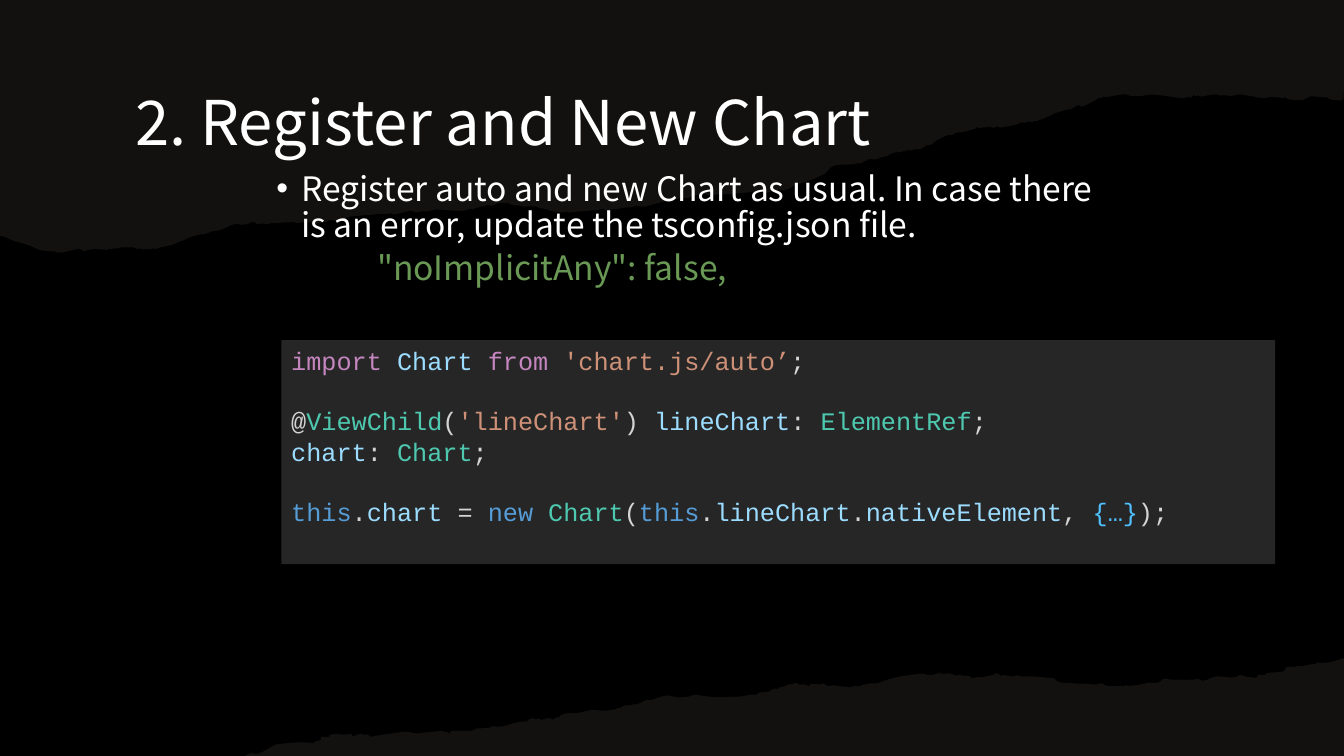
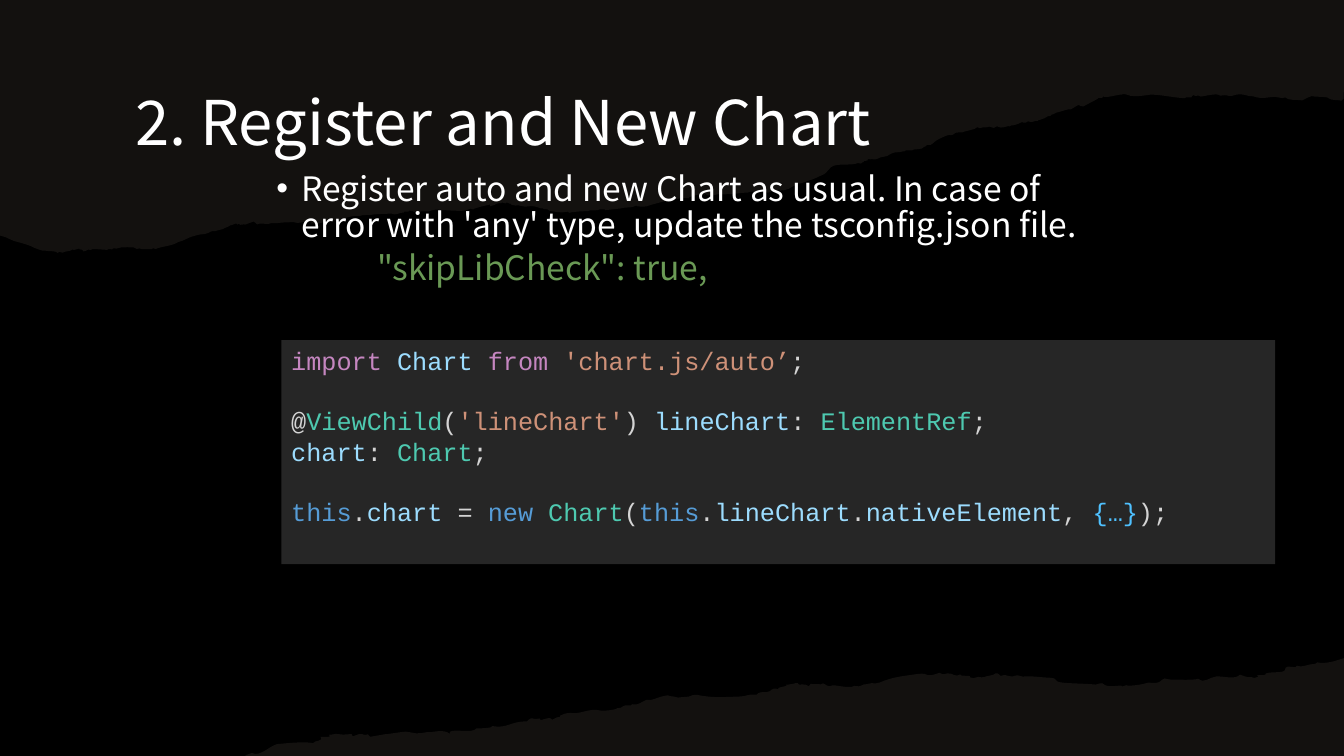
Before and after one commit to huynhtamhao/coding-guide, a slide deck: slide 4 of docs/assets/tutorials/ChartJs.pptx. Drawn at 1344x756 pixels with LibreOffice and Linux fonts; fonts in the diff are those of the drawing. Boxes give left, top, right and bottom in pixels: in the first picture for what was removed or moved away, otherwise in the second. Text is boxed around its words. In the diff, an @@ line names an element or a change of style, - is before the commit and + after.

Commit message:
fe-chartjs update file ChartJs

```diff
--- a/docs/assets/tutorials/ChartJs.pptx
+++ b/docs/assets/tutorials/ChartJs.pptx
@@ text at [302, 174, 1077, 288]: text changed @@
-  • Register auto and new Chart as usual. In case there is an error, update the tsconfig.json file.
-  "noImplicitAny": false,
+  • Register auto and new Chart as usual. In case of error with 'any' type, update the tsconfig.json file.
+  "skipLibCheck": true,
```
Also in this commit, not shown: 12 other slides changed, 8 slides added.
